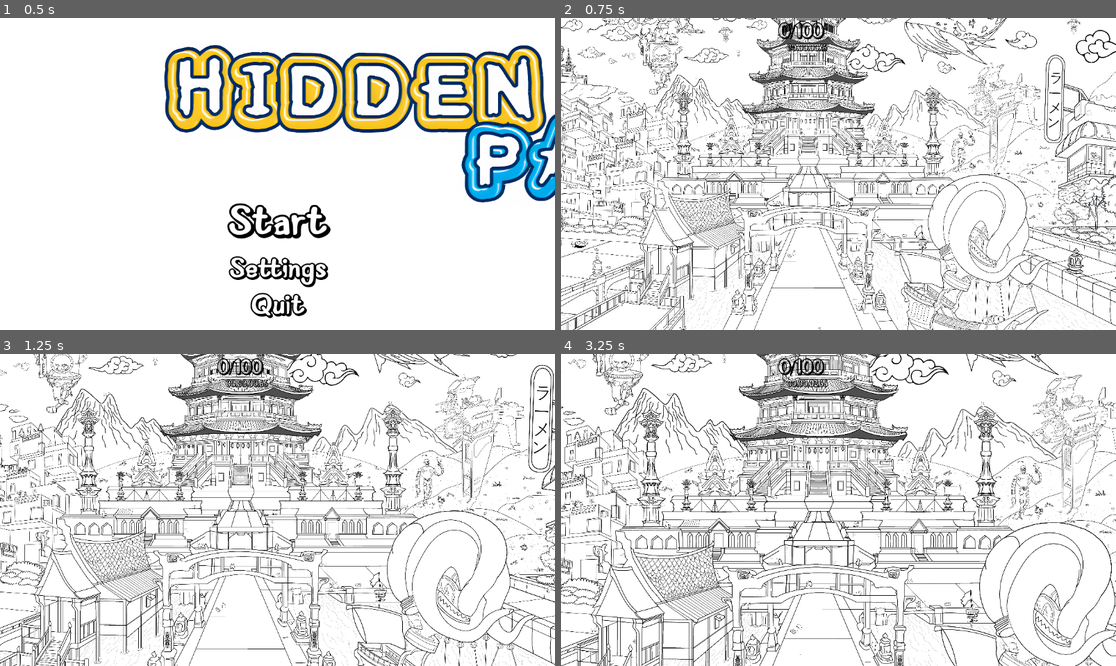
Above: before the commit, frames 1-4 (two rows, left to right).
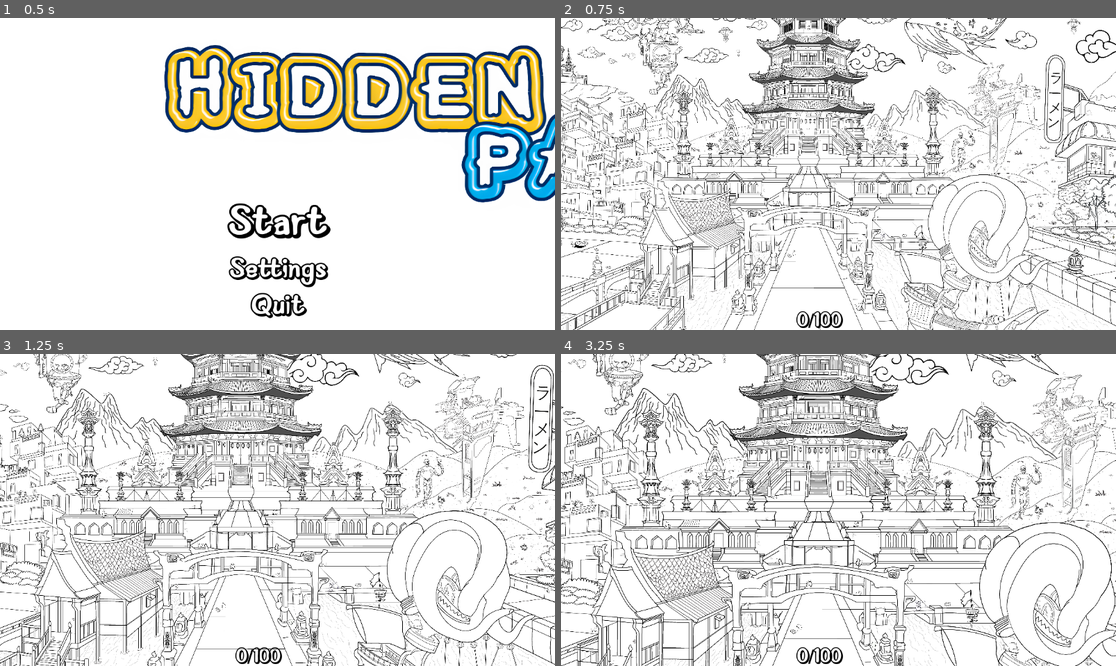
Above: after the commit, the same moments.

Repository: Wpan0n/_HiddenPaws_
Game: Godot game, scene res://scences/main_menu.tscn
Two runs of this game, one before a commit and one after it. Both use one fixed random seed, a clock stepped at 60 frames per second and the inputs below.
Inputs (mouse positions are in pixels of both pictures, inside the frame that each line leads up to):
- Up to frame 1 (0.5 s): no input
- Up to frame 2 (0.75 s): click "Start" at 0.5 s
- Up to frame 3 (1.25 s): no input
- Up to frame 4 (3.25 s): move the mouse to (960, 494) at 1.27 s; click (960, 494) at 1.42 s; drag from (727, 525) to (810, 572) at 2.02 s; move the mouse to (894, 441) at 2.77 s; click (894, 441) at 2.92 s

Frame 1 is identical in both runs. In frame 2, 0.6% of the frame differs, in the area x 39-64%, y 1-100%; in frame 3, 0.7%, in the area x 39-67%, y 1-100%; in frame 4, 0.7%.

Commit message:
static banner test

Diff:
--- a/Scripts/Stopwatch.gd
+++ b/Scripts/Stopwatch.gd
@@ -1,17 +1,19 @@
 extends Label
 
-var time_elapsed := 0.0
+var time_elapsed := 0.0  # Initialize a variable to keep track of the total elapsed time in seconds
 
+# This function is called every frame and receives the delta time (time elapsed since the last frame)
 func _process(delta: float) -> void:
-	time_elapsed += delta
-	update_timer_display()
+	time_elapsed += delta  # Add the delta time to the total elapsed time
+	update_timer_display()  # Call the function to update the timer display
 
+# Function to update the displayed time on the label
 func update_timer_display() -> void:
-	var hours = int(time_elapsed / 60)
-	var minutes = int(time_elapsed / 60)
-	var seconds = int(time_elapsed) % 60
-	var milliseconds = int((time_elapsed - int(time_elapsed)) * 100)
+	var hours = int(time_elapsed / 3600)  # Calculate the number of hours by dividing the total seconds by 3600 (number of seconds in an hour)
+	var minutes = int(time_elapsed) % 3600 / 60  # Calculate the number of minutes by first taking the integer part of time_elapsed, then using modulo 3600 to get the remaining seconds after hours, and dividing by 60
+	var seconds = int(time_elapsed) % 60  # Calculate the number of seconds by taking the remainder of total seconds divided by 60
+	var milliseconds = int((time_elapsed - int(time_elapsed)) * 100)  # Calculate the number of milliseconds by taking the fractional part of time_elapsed and multiplying by 100
 
-	# Format the time to 00.00.00 (minutes.seconds.milliseconds)
-	var time_string = String("%02d.%02d.%02d.%02d" % [hours, minutes, seconds, milliseconds])
-	text = time_string
+	# Format the time string as "hh:mm:ss:ms" (hours:minutes:seconds:milliseconds)
+	var time_string = String("%02d:%02d:%02d:%02d" % [hours, minutes, seconds, milliseconds])
+	text = time_string  # Set the text of the label to the formatted time string
--- a/project.godot
+++ b/project.godot
@@ -22,7 +22,7 @@
 
 [display]
 
-window/size/mode=3
+window/size/initial_position_type=2
 mouse_cursor/custom_image="res://assets/pawcursor32.png"
 
 [input]
--- a/scences/MainGame.tscn
+++ b/scences/MainGame.tscn
@@ -120,7 +120,29 @@
 script = ExtResource("1_ei4ws")
 metadata/_edit_lock_ = true
 
+[node name="CenterContainer" type="CenterContainer" parent="."]
+visible = false
+offset_right = 40.0
+offset_bottom = 40.0
+
+[node name="Sprite2D2" type="Sprite2D" parent="CenterContainer"]
+visible = false
+position = Vector2(75.2234, -788)
+scale = Vector2(1.45283, 1.37069)
+texture = ExtResource("3_j7ik3")
+
 [node name="UserInterface" type="CanvasLayer" parent="."]
+
+[node name="Control" type="Control" parent="UserInterface"]
+layout_mode = 3
+anchors_preset = 0
+offset_right = 40.0
+offset_bottom = 40.0
+
+[node name="Sprite2D" type="Sprite2D" parent="UserInterface/Control"]
+position = Vector2(947.327, 1015)
+scale = Vector2(0.715517, 0.715517)
+texture = ExtResource("3_j7ik3")
 
 [node name="GameUI" type="Control" parent="UserInterface"]
 layout_mode = 3
@@ -139,8 +161,10 @@
 [node name="Score" type="Label" parent="UserInterface/GameUI"]
 layout_mode = 1
 anchors_preset = -1
-anchor_left = 0.502604
-anchor_right = 0.502604
+anchor_left = 0.53559
+anchor_top = 0.925926
+anchor_right = 0.53559
+anchor_bottom = 0.925926
 offset_left = 560.0
 offset_top = 2270.0
 offset_right = 740.0
@@ -154,10 +178,10 @@
 [node name="Stopwatch" type="Label" parent="UserInterface/GameUI/Score"]
 layout_mode = 1
 anchors_preset = -1
-anchor_left = -0.0166667
-anchor_top = -0.12987
-anchor_right = -0.0166667
-anchor_bottom = -0.12987
+anchor_left = -0.0388889
+anchor_top = -0.194805
+anchor_right = -0.0388889
+anchor_bottom = -0.194805
 offset_left = 20.0
 offset_top = 56.0
 offset_right = 113.0
@@ -165,11 +189,19 @@
 size_flags_vertical = 0
 theme_override_colors/font_color = Color(0, 0, 0, 1)
 theme_override_fonts/font = ExtResource("62_3nfgi")
-theme_override_font_sizes/font_size = 15
+theme_override_font_sizes/font_size = 14
 text = "
 "
 script = ExtResource("103_7xdmb")
 metadata/_edit_use_anchors_ = true
+
+[node name="ColorRect" type="ColorRect" parent="UserInterface/GameUI/Score/Stopwatch"]
+visible = false
+offset_left = -39.0
+offset_top = -41.0
+offset_right = 113.0
+offset_bottom = 25.0
+color = Color(0.00784314, 0.00784314, 0.00784314, 0.74902)
 
 [node name="Sprite2D" type="Sprite2D" parent="."]
 texture = ExtResource("1_j1k4u")
@@ -277,7 +309,7 @@
 volume_db = -30.0
 
 [node name="Sprite2D12" type="Sprite2D" parent="Sprite2D" groups=["sprite_group"]]
-position = Vector2(-1197, -1566)
+position = Vector2(-1195, -1563)
 scale = Vector2(0.0599541, 0.0599541)
 texture = ExtResource("16_bm4lq")
 script = ExtResource("5_j0mpy")
@@ -1208,12 +1240,3 @@
 [node name="ScoreSoundPlayer" type="AudioStreamPlayer2D" parent="."]
 stream = ExtResource("104_mwavp")
 volume_db = -12.0
-
-[node name="CenterContainer" type="CenterContainer" parent="."]
-offset_right = 40.0
-offset_bottom = 40.0
-
-[node name="Sprite2D" type="Sprite2D" parent="CenterContainer"]
-position = Vector2(874, -59)
-scale = Vector2(0.776668, 0.732759)
-texture = ExtResource("3_j7ik3")
